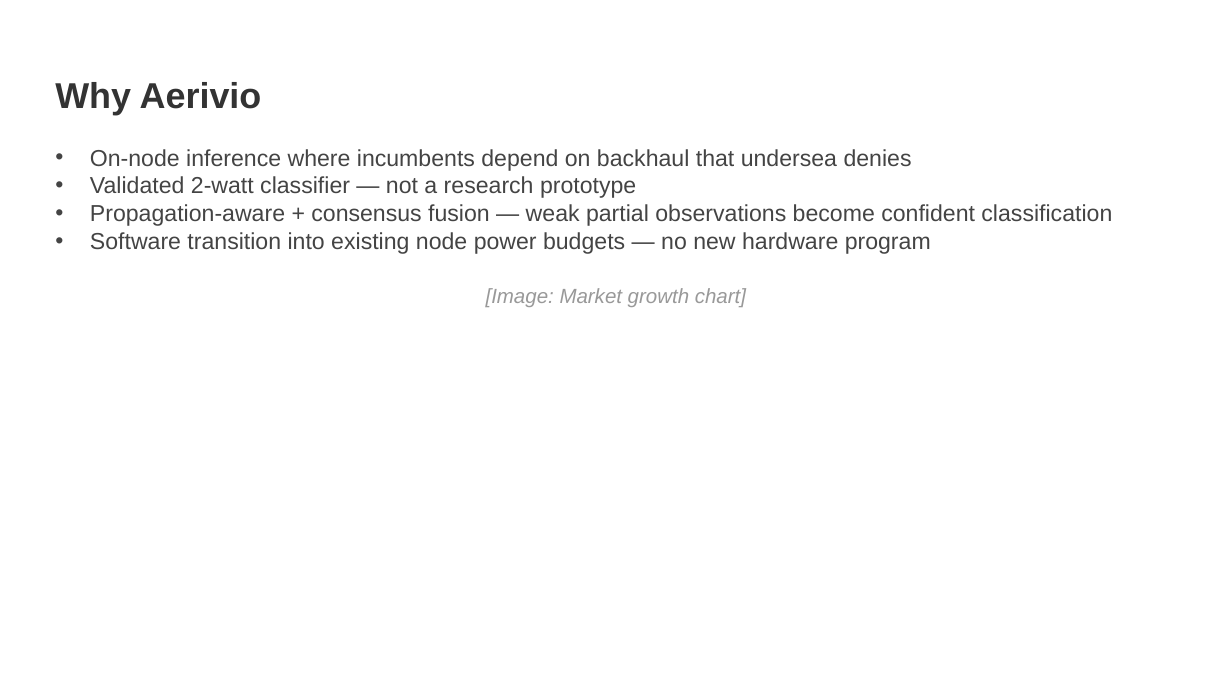
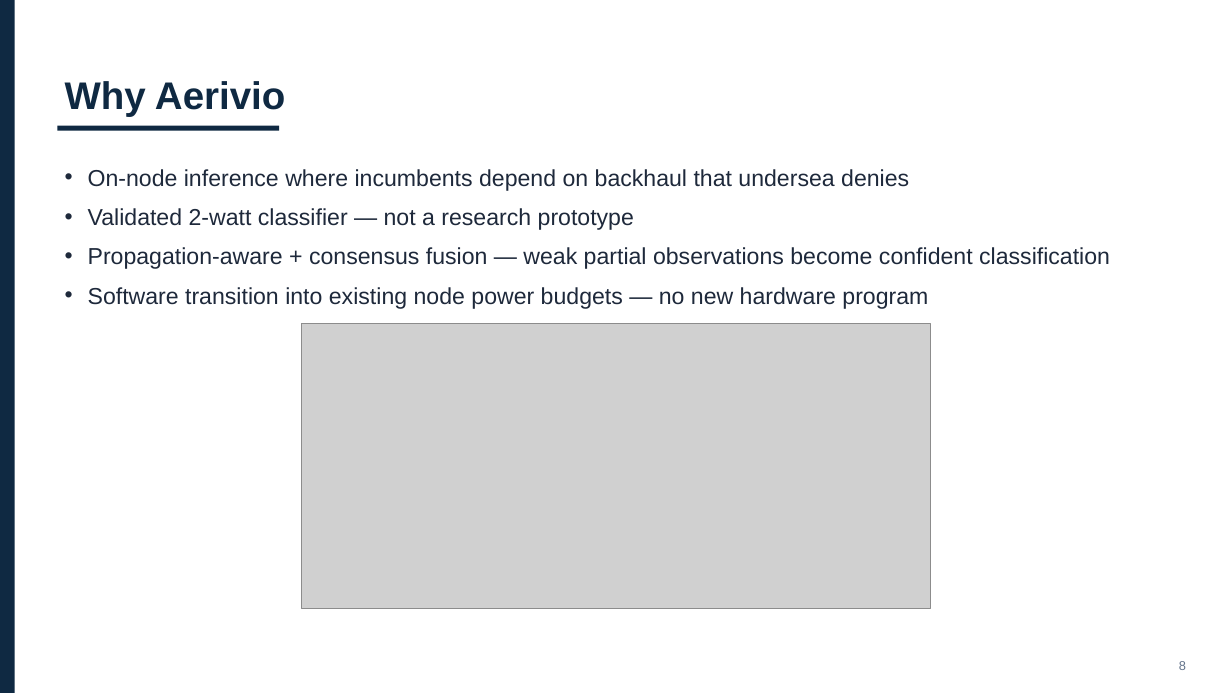
Before and after one commit to ubi-wagner/govwin, a slide deck: slide 8 of docs/sample-proposal-navy-sttr/Aerivio_Navy_STTR_Company_Overview.pptx. Drawn at 1232x693 pixels with LibreOffice and Linux fonts; fonts in the diff are those of the drawing; grey boxes stand for pictures. Boxes give left, top, right and bottom in pixels: in the first picture for what was removed or moved away, otherwise in the second. Text is boxed around its words. In the diff, an @@ line names an element or a change of style, - is before the commit and + after.

```diff
--- a/docs/sample-proposal-navy-sttr/Aerivio_Navy_STTR_Company_Overview.pptx
+++ b/docs/sample-proposal-navy-sttr/Aerivio_Navy_STTR_Company_Overview.pptx
@@ rectangle added at <box>0,0,15,693</box>, fill #0F2942 @@
@@ text "Why Aerivio": place and size @@
-text "Why Aerivio" at <box>55,82,262,115</box>
+text "Why Aerivio" at <box>65,81,285,117</box>
@@ text "Why Aerivio" at <box>65,81,285,117</box>: size 28 to 30 pt, text colour #333333 to #0F2942 @@
@@ rectangle added at <box>57,126,279,131</box>, fill #0F2942 @@
@@ text "On-node inference where incumbents depend ...": place and size @@
-text "On-node inference where incumbents depend ..." at <box>90,149,1112,254</box>
+text "On-node inference where incumbents depend ..." at <box>88,169,1110,309</box>
@@ text "On-node inference where incumbents depend ..." at <box>88,169,1110,309</box>: text colour #444444 to #1E293B; indent changed; line spacing 1 to 1.05; more space between paragraphs @@
@@ text removed at <box>486,288,746,307</box> @@
-[Image: Market growth chart]
@@ picture added at <box>302,323,931,609</box> @@
@@ text added at <box>1179,661,1186,670</box>, 10 pt, text #64748B @@
+8
```
Also in this commit, not shown: 9 other slides changed, 25 other files.
